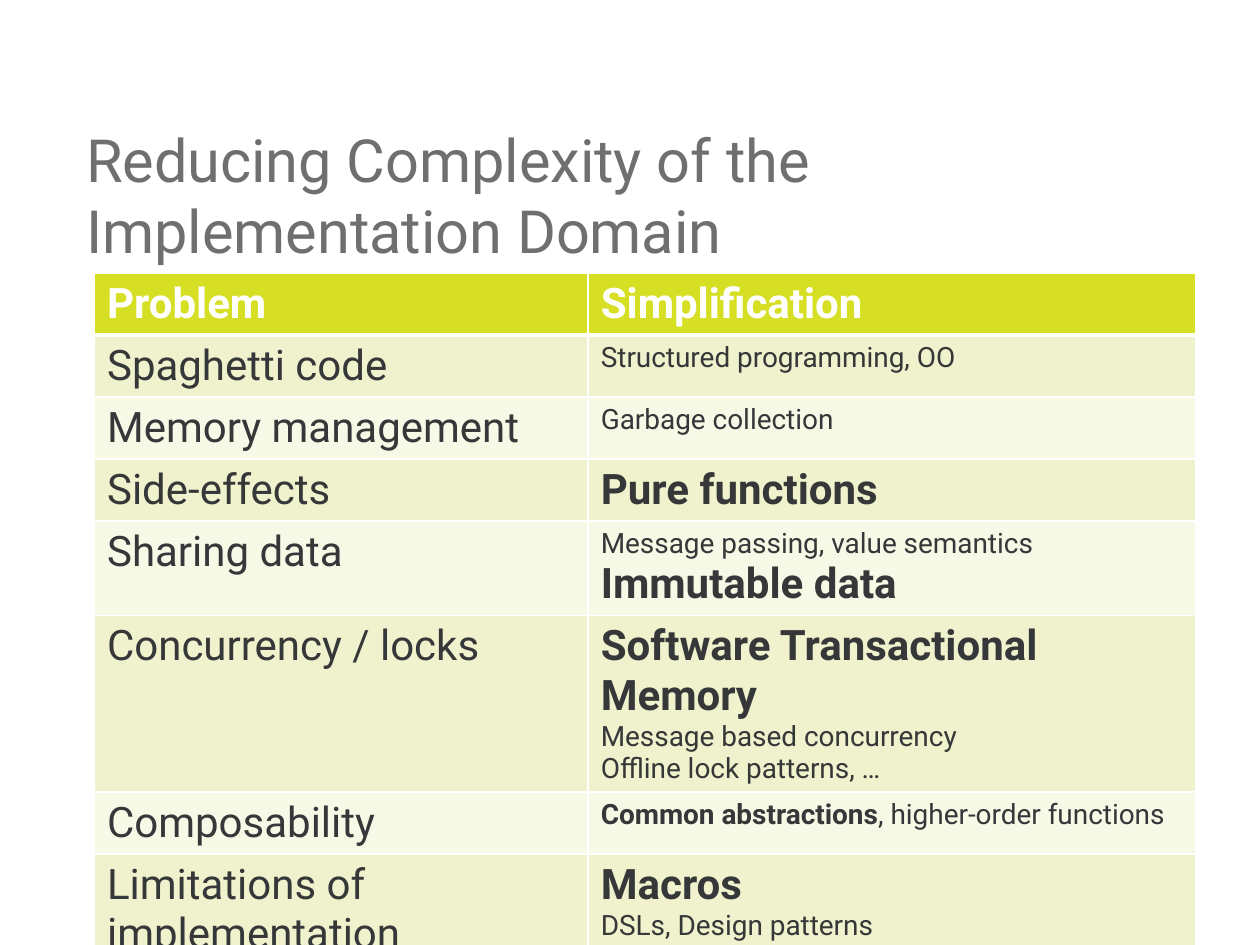
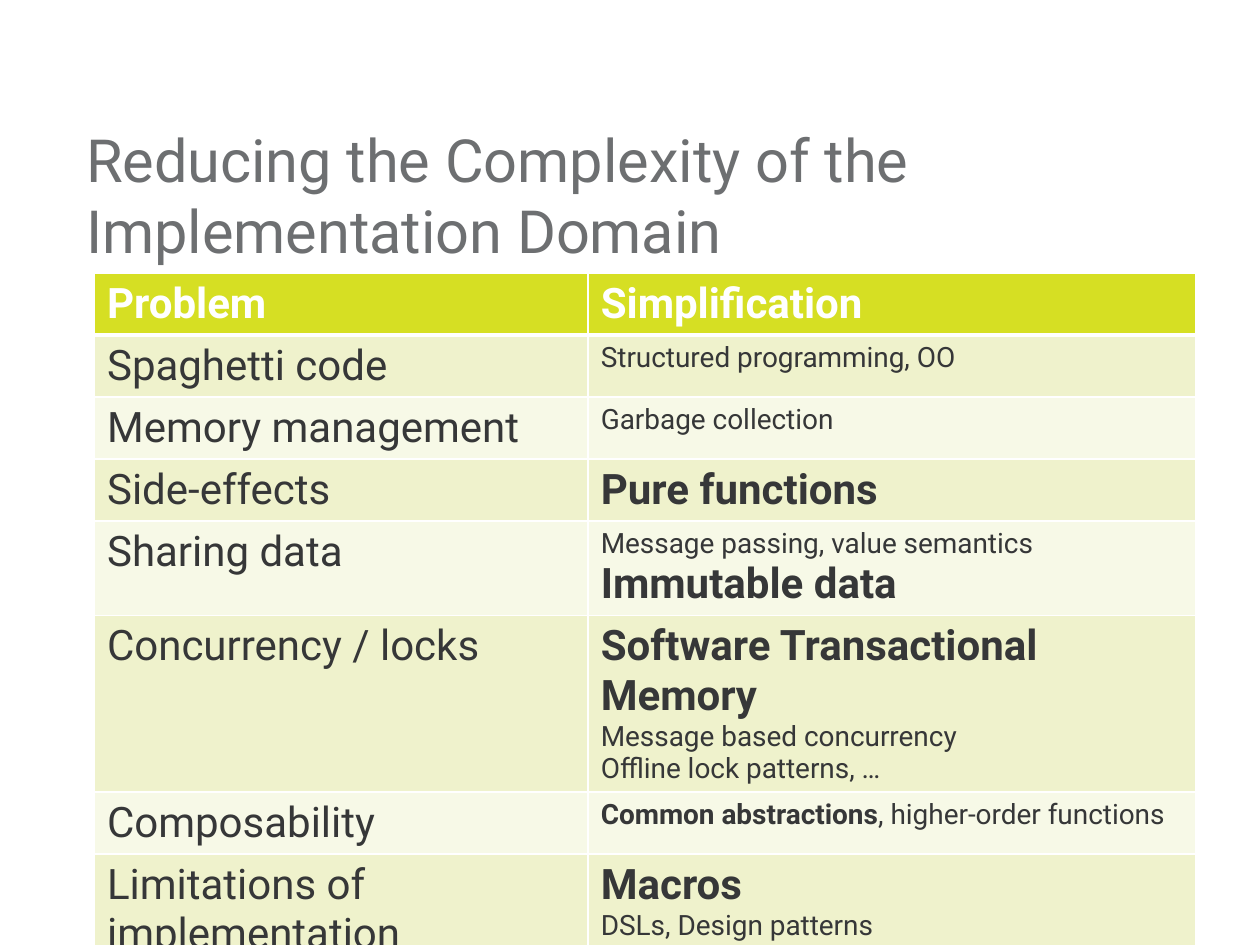
Before and after one commit to mjul/top-10-clojure-oredev-2011, a slide deck: slide 42 of Top Things to Learn From Clojure.pptx (slide 46 before the commit). Drawn at 1260x945 pixels with LibreOffice and Linux fonts; fonts in the diff are those of the drawing; background and template pictures are left out. Boxes give left, top, right and bottom in pixels: in the first picture for what was removed or moved away, otherwise in the second. Text is boxed around its words. In the diff, an @@ line names an element or a change of style, - is before the commit and + after.

```diff
--- a/Top Things to Learn From Clojure.pptx
+++ b/Top Things to Learn From Clojure.pptx
@@ title at <box>86,137,909,265</box>: text changed @@
-Reducing Complexity of the Implementation Domain
+Reducing the Complexity of the Implementation Domain
```
Also in this commit, not shown: 8 other slides changed, 2 slides added, 6 slides removed, 4 other files.
